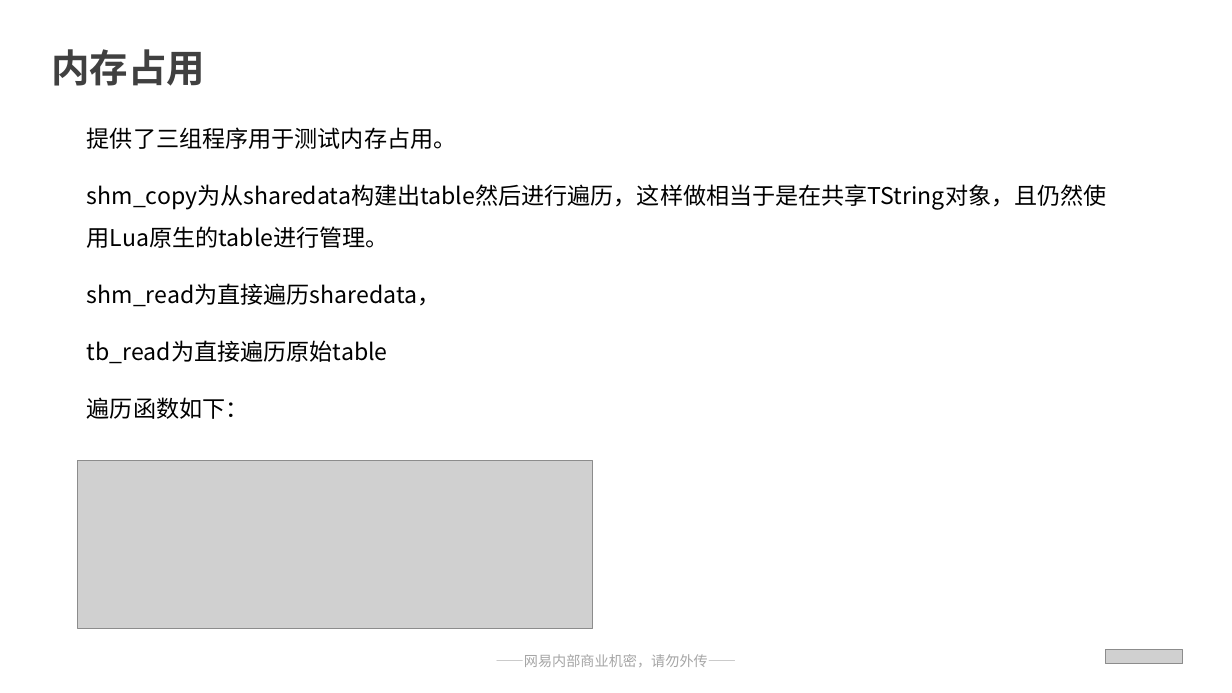
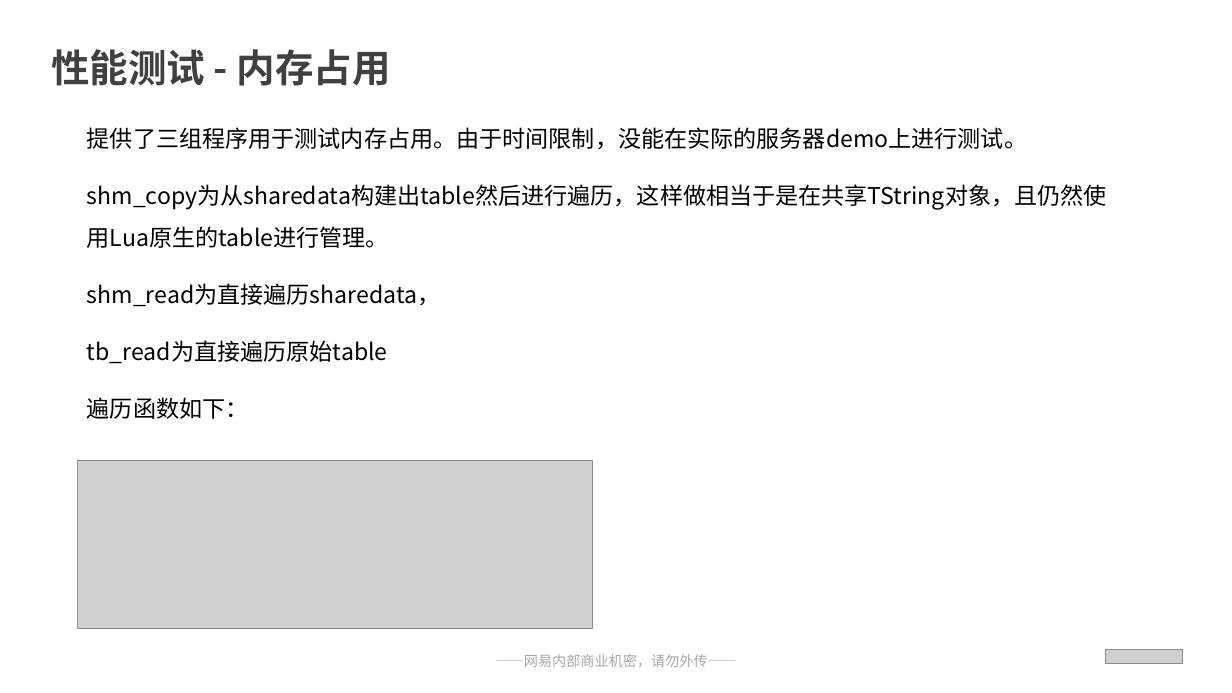
Before and after one commit to qwerbmb/lua_sh, a slide deck: slide 17 of test_speed/汇报ppt_刘淩峰.pptx. Drawn at 1232x693 pixels with LibreOffice and Linux fonts; fonts in the diff are those of the drawing; grey boxes stand for pictures. Boxes give left, top, right and bottom in pixels: in the first picture for what was removed or moved away, otherwise in the second. Text is boxed around its words. In the diff, an @@ line names an element or a change of style, - is before the commit and + after.

```diff
--- a/test_speed/汇报ppt_刘淩峰.pptx
+++ b/test_speed/汇报ppt_刘淩峰.pptx
@@ text at (51,49,391,86): text changed @@
-内存占用
+性能测试 - 内存占用
@@ text at (87,127,1027,150): text changed @@
-提供了三组程序用于测试内存占用。
+提供了三组程序用于测试内存占用。由于时间限制，没能在实际的服务器demo上进行测试。
```
Also in this commit, not shown: 7 other slides changed, 3 slides added.
